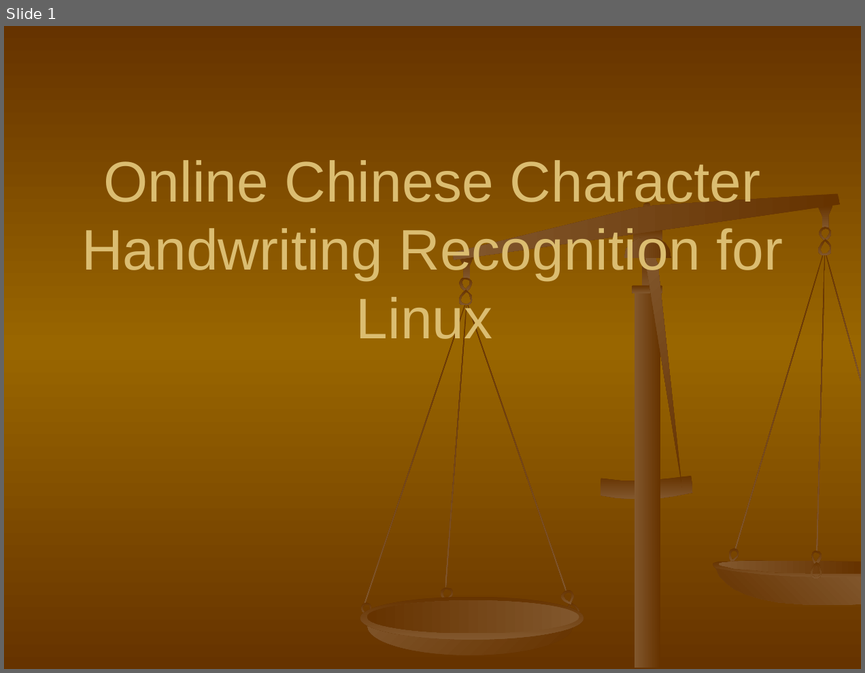
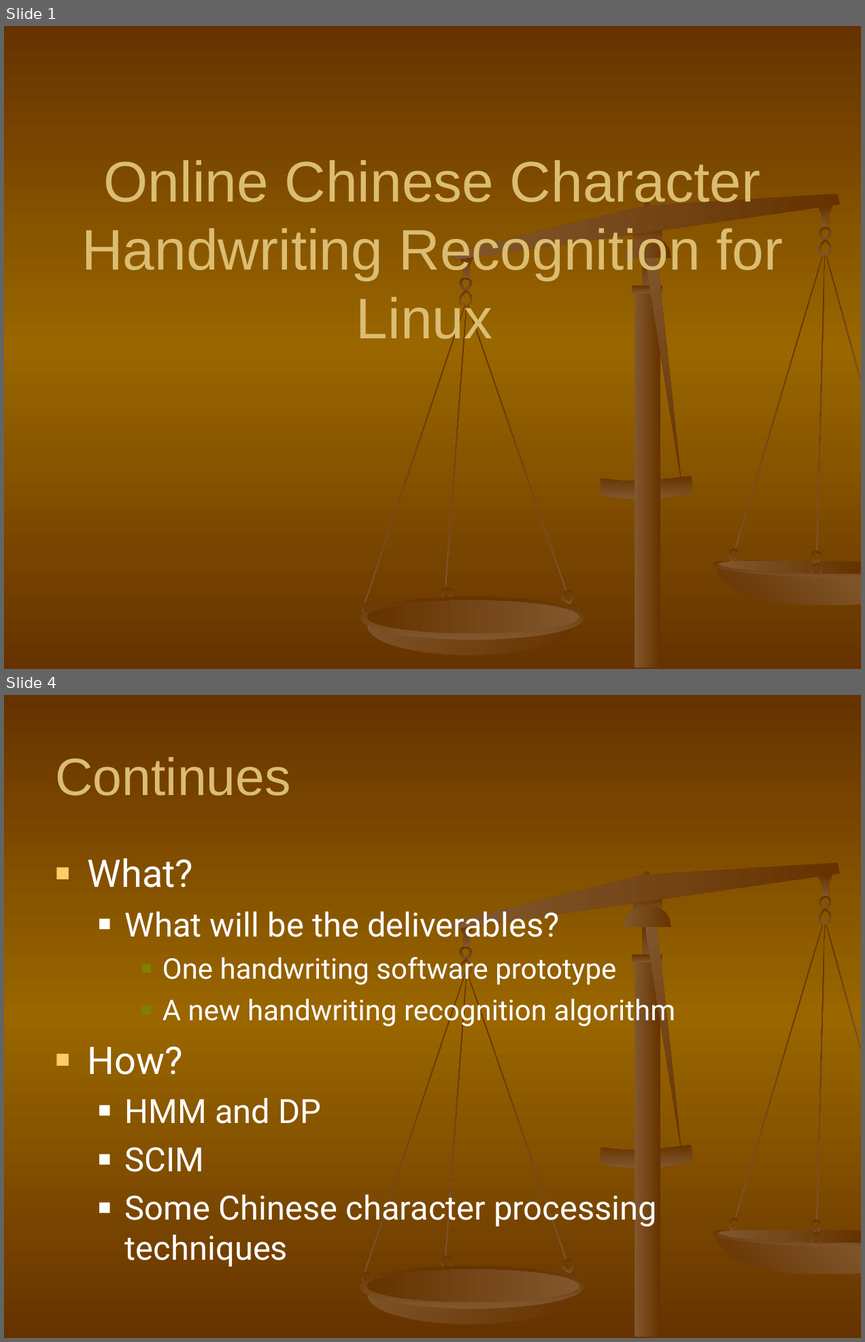
Before and after one commit to shaileshBhokare/honours, a slide deck: ITN100/Assignment/Presentation/presentation.ppt. Shown one above the other, each under a label of ours: slide 1 before the commit, slides 1 and 4 after it; the slides between them are not shown. The pictures are 865x673 and 865x1342 pixels, drawn with LibreOffice and Linux fonts; fonts in the diff are those of the drawing. Boxes give left, top, right and bottom in pixels: in the first picture for what was removed or moved away, otherwise in the second. Text is boxed around its words. In the diff, an @@ line names an element or a change of style, - is before the commit and + after.

```diff
--- a/ITN100/Assignment/Presentation/presentation.ppt
+++ b/ITN100/Assignment/Presentation/presentation.ppt
@@ slide 4 added at bbox=[4, 695, 861, 1338], background gradient #663300 to #996600; not listed: 34 template elements that a slide beside it also shows @@
@@ title added at bbox=[55, 757, 291, 796], 44 pt, text #DBBD71 @@
+Continues
@@ text added at bbox=[88, 858, 676, 1266], 28 pt, text #FFFFFF @@
+■ What?
+  ■ What will be the deliverables?
+    ■ One handwriting software prototype
+    ■ A new handwriting recognition algorithm
+■ How?
+  ■ HMM and DP
+  ■ SCIM
+  ■ Some Chinese character processing techniques
```
Also in this commit, not shown: 1 slide changed, 7 other slides added, 1 slide removed, 3 other files.
